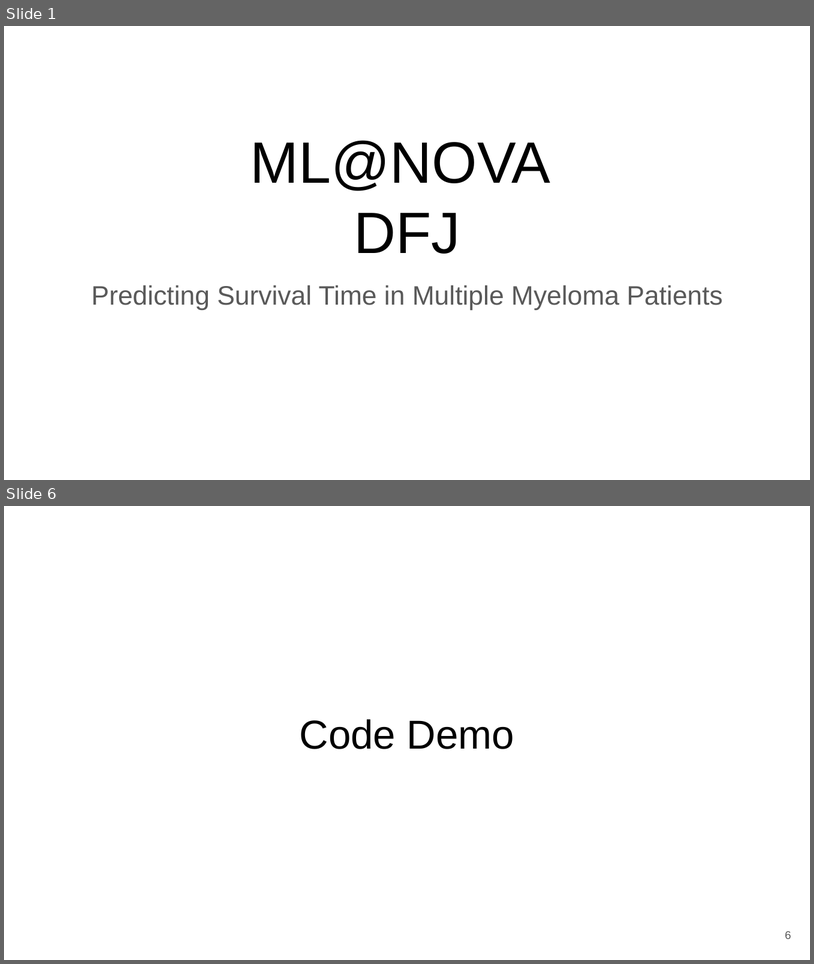
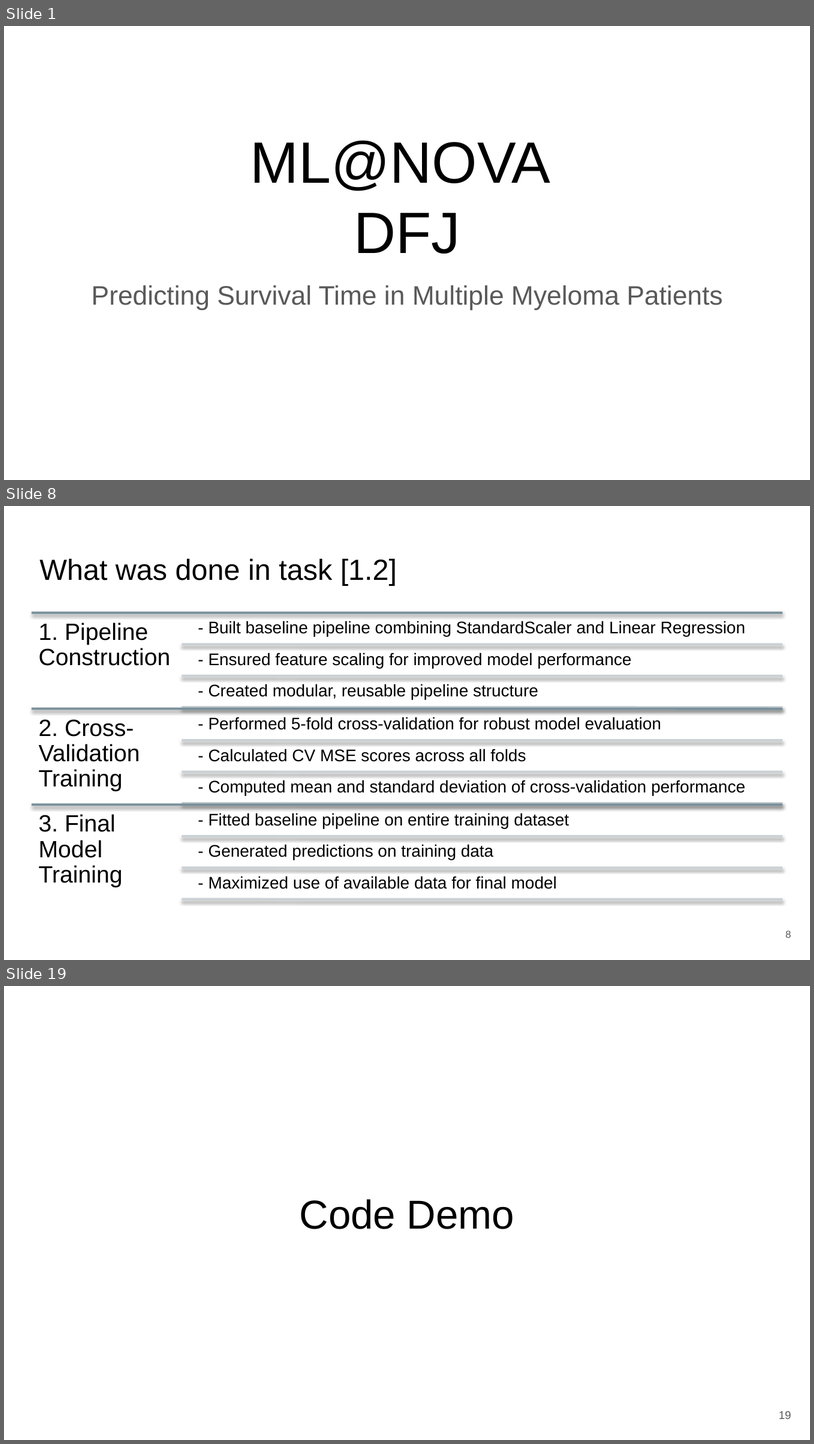
Before and after one commit to zepedrocosta/AA-Projeto2, a slide deck: Slides.pptx. Shown one above the other, each under a label of ours: slides 1 and 6 before the commit, slides 1, 8 and 19 after it; the slides between them are not shown. The pictures are 814x964 and 814x1444 pixels, drawn with LibreOffice and Linux fonts; fonts in the diff are those of the drawing. Boxes give left, top, right and bottom in pixels: in the first picture for what was removed or moved away, otherwise in the second. Text is boxed around its words. In the diff, an @@ line names an element or a change of style, - is before the commit and + after.

Commit message:
Add detailed documentation til 2.2
Expanded notebook sections with step-by-step documentation for data preparation, baseline modeling, advanced regression methods, and evaluation. Added detailed bullet points describing missing value analysis, cleaning, feature exploration, validation strategies, model training, hyperparameter selection, performance metrics, and visualization. Improves clarity and reproducibility of the workflow.

```diff
--- a/Slides.pptx
+++ b/Slides.pptx
@@ slide 8 added at box(4, 506, 810, 960), background #FFFFFF @@
@@ title added at box(39, 559, 397, 585), 26 pt, text #000000 @@
+What was done in task [1.2]
@@ group added at box(32, 612, 783, 899): 12 lines, 12 texts @@
+1. Pipeline Construction
+- Built baseline pipeline combining StandardScaler and Linear Regression
+- Ensured feature scaling for improved model performance
+- Created modular, reusable pipeline structure
+2. Cross-Validation Training
+- Performed 5-fold cross-validation for robust model evaluation
+- Calculated CV MSE scores across all folds
+- Computed mean and standard deviation of cross-validation performance
+3. Final Model Training
+- Fitted baseline pipeline on entire training dataset
+- Generated predictions on training data
+- Maximized use of available data for final model
@@ page number added at box(786, 930, 791, 937), 9 pt, text #595959 @@
+8
@@ what was slide 6 is now slide 19 @@
@@ page number at box(779, 1411, 792, 1419): text changed @@
-6
+19
```
Also in this commit, not shown: 4 slides changed, 12 other slides added, 1 other file.
